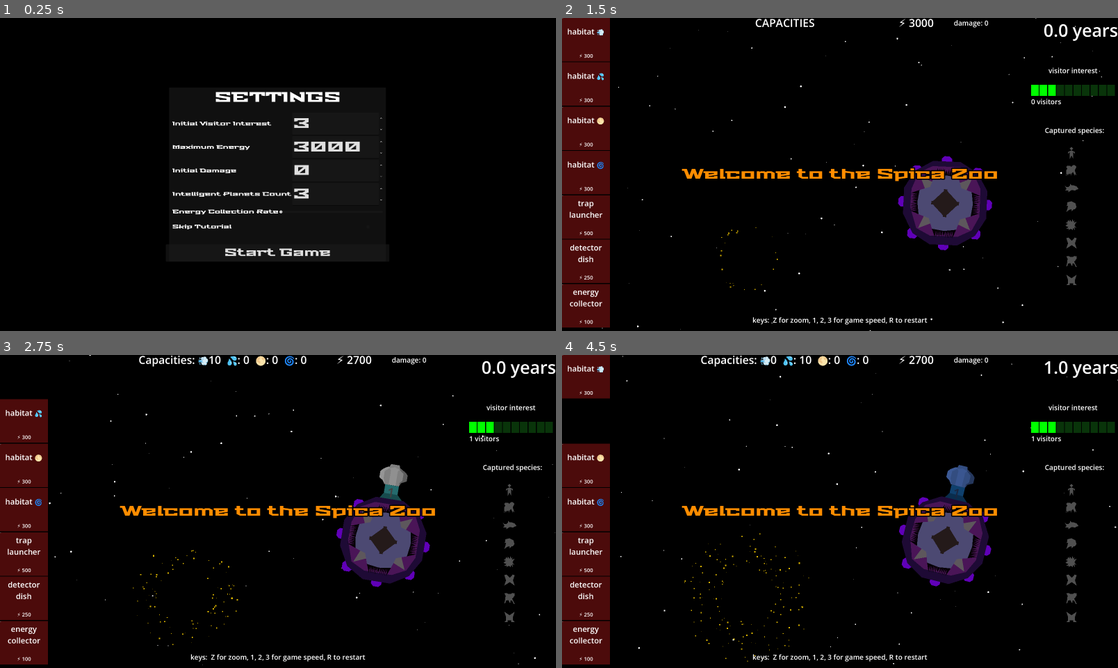
Above: before the commit, frames 1-4 (two rows, left to right).
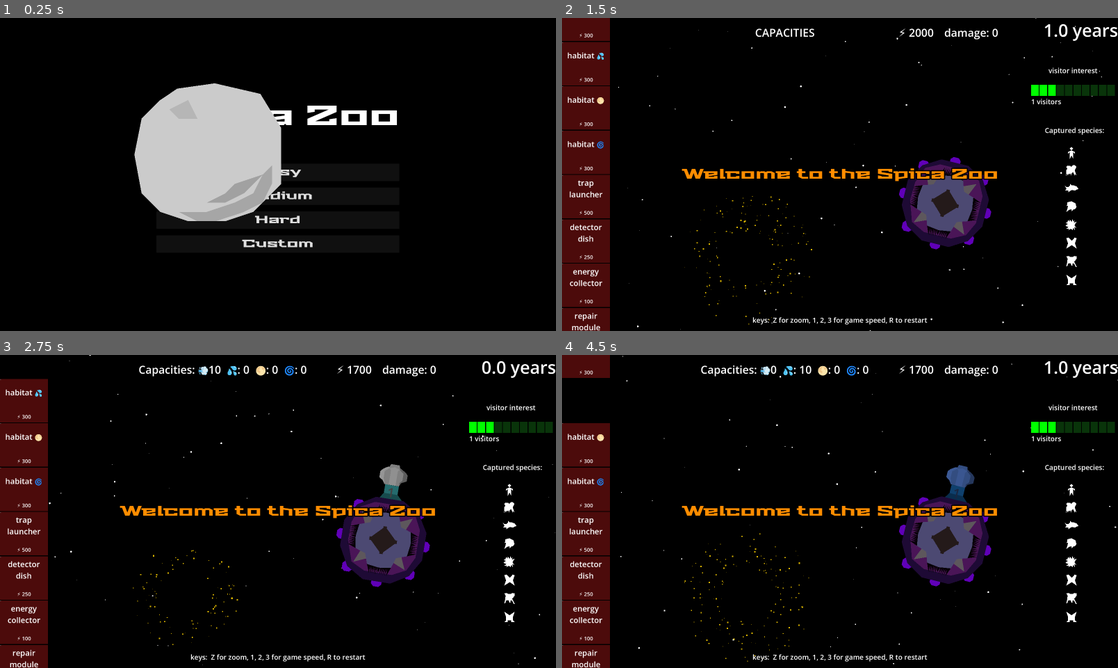
Above: after the commit, the same moments.

Repository: opensourceame/tins-2026
Game: Godot game, scene res://screens/start.tscn
Same seed, same stepped clock (60 frames per second), same inputs: the game is played once before the commit and once after it. Before the commit the project starts from res://screens/settings.tscn.
Inputs (mouse positions are in pixels of both pictures, inside the frame that each line leads up to):
- Up to frame 1 (0.25 s): no input
- Up to frame 2 (1.5 s): click (840, 196) at 0.5 s, where only the run after the commit has a clickable "Medium"; click (840, 252) at 1.25 s, where only the run before the commit has a clickable "Start Game"
- Up to frame 3 (2.75 s): tap Enter at 2 s; move the mouse to (22, 376) at 2.02 s; hold W from 2.03 s (still down); tap R at 2.1 s; click (22, 376) at 2.17 s
- Up to frame 4 (4.5 s): move the mouse to (584, 420) at 2.77 s; release W at 2.78 s; hold S 2.78-3.5 s; tap G at 2.85 s; click (584, 420) at 2.92 s; click "Try Again" at 3.5 s; move the mouse to (584, 420) at 4.27 s; hold W from 4.28 s (still down); tap 1 at 4.35 s; click (584, 420) at 4.42 s

The runs differ from the first frame. In frame 1, 12% of the frame differs, in the area x 24-72%, y 20-77%; in frame 2, 4.1%; in frame 3, 3.6%; in frame 4, 4.1%.

Commit message:
fixes

Diff:
--- a/hud/hud.gd
+++ b/hud/hud.gd
@@ -68,8 +68,11 @@
     %DamageLabel.text = "damage: " + str(game.spica.damage)
 
 func update_species_captured(species = null):
+    if not game.spica:
+        return
+
     for node in %SpeciesVBoxContainer.get_children():
-        if species and species.name() == node.name:
+        if node.name in game.spica.captured_species:
             node.modulate = Color.GREEN
         else:
             node.modulate = Color(0.313, 0.313, 0.313, 1.0)
--- a/hud/hud.tscn
+++ b/hud/hud.tscn
@@ -277,9 +277,10 @@
 anchors_preset = 5
 anchor_left = 0.5
 anchor_right = 0.5
-offset_left = -400.0
-offset_right = 400.0
-offset_bottom = 42.0
+offset_left = -704.0
+offset_top = 32.0
+offset_right = 704.0
+offset_bottom = 74.0
 grow_horizontal = 2
 theme = SubResource("Theme_8sq4i")
 
@@ -290,17 +291,13 @@
 [node name="CapacityLabel" type="Label" parent="Control2/HBoxContainer/Control" unique_id=1192660003]
 unique_name_in_owner = true
 layout_mode = 1
-anchors_preset = 8
-anchor_left = 0.5
-anchor_top = 0.5
-anchor_right = 0.5
-anchor_bottom = 0.5
-offset_left = -76.5
-offset_top = -21.0
-offset_right = 76.5
-offset_bottom = 21.0
-grow_horizontal = 2
-grow_vertical = 2
+anchors_preset = 5
+anchor_left = 0.5
+anchor_right = 0.5
+offset_left = -137.0
+offset_right = 137.0
+offset_bottom = 69.0
+grow_horizontal = 2
 theme = ExtResource("4_0ivg5")
 theme_override_font_sizes/font_size = 50
 text = "CAPACITIES"
@@ -312,17 +309,13 @@
 [node name="EnergyLabel" type="Label" parent="Control2/HBoxContainer/Control2" unique_id=461073288]
 unique_name_in_owner = true
 layout_mode = 1
-anchors_preset = 8
-anchor_left = 0.5
-anchor_top = 0.5
-anchor_right = 0.5
-anchor_bottom = 0.5
+anchors_preset = 5
+anchor_left = 0.5
+anchor_right = 0.5
 offset_left = -71.0
-offset_top = -22.5
 offset_right = 71.0
-offset_bottom = 22.5
-grow_horizontal = 2
-grow_vertical = 2
+offset_bottom = 69.0
+grow_horizontal = 2
 theme_override_font_sizes/font_size = 50
 text = "⚡️ 0"
 
@@ -338,9 +331,9 @@
 anchor_right = 0.5
 offset_left = -20.0
 offset_right = 20.0
-offset_bottom = 45.0
-grow_horizontal = 2
-theme_override_font_sizes/font_size = 32
+offset_bottom = 69.0
+grow_horizontal = 2
+theme_override_font_sizes/font_size = 50
 
 [node name="Control3" type="Control" parent="." unique_id=1130484763]
 custom_minimum_size = Vector2(0, 100)
--- a/hud/place_item.gd
+++ b/hud/place_item.gd
@@ -87,8 +87,7 @@
             "detector_dish":
                 return add_or_upgrade_detector_dish()
             "repair_module":
-
-                component = Spawner.repair_module()
+                return add_or_upgrade_repair_module()
             "moon_trap":
                 if not game.spica.trap_launcher():
                     game.hud.queue_message("you need a trap launcher")
@@ -98,6 +97,8 @@
                     return
 
                 launcher.build(data.get("target"))
+
+                SignalBus.energy_consumed.emit("moon_trap")
 
         if component:
             spica.add_component(anchor, component)
@@ -129,6 +130,9 @@
 
     SignalBus.energy_consumed.emit("detector_dish")
 
+    if not spica.detector_dish.can_upgrade():
+        queue_free()
+
 func add_or_upgrade_energy_collector():
     if not spica.energy_collector:
         var a = find_free_anchor()
@@ -140,8 +144,26 @@
         if not spica.energy_collector.upgrade():
             return
 
+    SignalBus.energy_consumed.emit("energy_collector")
 
-    SignalBus.energy_consumed.emit("energy_collector")
+    if not spica.energy_collector.can_upgrade():
+        queue_free()
+
+func add_or_upgrade_repair_module():
+    if not spica.repair_module:
+        var a = find_free_anchor()
+        if not a:
+            return no_space()
+
+        spica.add_component(a, Spawner.repair_module())
+    else:
+        if not spica.repair_module.upgrade():
+            return
+
+    SignalBus.energy_consumed.emit("repair_module")
+
+    if not spica.repair_module.can_upgrade():
+        queue_free()
 
 func no_space():
     game.hud.queue_message("Spica has no free slots")
--- a/main.gd
+++ b/main.gd
@@ -3,7 +3,7 @@
 
 enum SaveStrategy { JSON, SIMPLE }
 
-@export var save_strategy: SaveStrategy = SaveStrategy.JSON
+@export var save_strategy: SaveStrategy = SaveStrategy.SIMPLE
 
 @onready var world: CanvasLayer = $World
 @onready var hud: CanvasLayer = $HUD
@@ -79,6 +79,7 @@
     hud.permanent_items.add_item("trap_launcher")
     hud.permanent_items.add_item("detector_dish")
     hud.permanent_items.add_item("energy_collector")
+    hud.permanent_items.add_item("repair_module")
 
     if not skip_tutorial:
         hud.queue_message("Welcome to the Spica Zoo")
@@ -203,10 +204,7 @@
     hud.item_queue.add_item("moon_trap", { "target": planet })
 
 func on_spica_damage():
-    for c in spica.components:
-        if c is RepairModule:
-            return
-    hud.item_queue.add_item("repair_module")
+    pass
 
 func on_species_captured(species):
     if visitor_interest > 9:
--- a/main.tscn
+++ b/main.tscn
@@ -10,7 +10,6 @@
 
 [node name="ROOT" type="Node2D" unique_id=2062991433]
 script = ExtResource("1_ig7tw")
-save_strategy = 1
 
 [node name="World" type="CanvasLayer" parent="." unique_id=1006583992]
 
--- a/project.godot
+++ b/project.godot
@@ -11,7 +11,7 @@
 [application]
 
 config/name="TINS 2026"
-run/main_scene="res://screens/settings.tscn"
+run/main_scene="res://screens/start.tscn"
 config/features=PackedStringArray("4.6", "GL Compatibility")
 config/icon="res://icon.svg"
 
--- /dev/null
+++ b/screens/start.gd
@@ -0,0 +1,63 @@
+class_name Start
+extends Control
+
+@onready var easy_button:   Button = %EasyButton
+@onready var medium_button: Button = %MediumButton
+@onready var hard_button:   Button = %HardButton
+@onready var custom_button: Button = %CustomButton
+
+const PRESETS = {
+    "easy": {
+        "start_visitor_interest": 5,
+        "max_energy": 3000,
+        "start_damage": 0,
+        "intelligent_planets_count": 10,
+        "energy_collection_rate": 0.2,
+        "skip_tutorial": false,
+    },
+    "medium": {
+        "start_visitor_interest": 3,
+        "max_energy": 2000,
+        "start_damage": 0,
+        "intelligent_planets_count": 8,
+        "energy_collection_rate": 0.15,
+        "skip_tutorial": false,
+    },
+    "hard": {
+        "start_visitor_interest": 1,
+        "max_energy": 1000,
+        "start_damage": 0,
+        "intelligent_planets_count": 5,
+        "energy_collection_rate": 0.1,
+        "skip_tutorial": false,
+    },
+}
+
+func _ready():
+    easy_button.pressed.connect(_on_easy_pressed)
+    medium_button.pressed.connect(_on_medium_pressed)
+    hard_button.pressed.connect(_on_hard_pressed)
+    custom_button.pressed.connect(_on_custom_pressed)
+
+func _on_easy_pressed():
+    _apply_preset("easy")
+
+func _on_medium_pressed():
+    _apply_preset("medium")
+
+func _on_hard_pressed():
+    _apply_preset("hard")
+
+func _apply_preset(name: String):
+    var p = PRESETS[name]
+    SettingsManager.start_visitor_interest = p.start_visitor_interest
+    SettingsManager.max_energy = p.max_energy
+    SettingsManager.start_damage = p.start_damage
+    SettingsManager.intelligent_planets_count = p.intelligent_planets_count
+    SettingsManager.energy_collection_rate = p.energy_collection_rate
+    SettingsManager.skip_tutorial = p.skip_tutorial
+    SettingsManager.save()
+    get_tree().change_scene_to_file("res://main.tscn")
+
+func _on_custom_pressed():
+    get_tree().change_scene_to_file("res://screens/settings.tscn")
--- /dev/null
+++ b/screens/start.tscn
@@ -0,0 +1,69 @@
+[gd_scene format=3 uid="uid://b0olx788tc4l8"]
+
+[ext_resource type="Script" uid="uid://devawh56y04tl" path="res://screens/start.gd" id="1_5qmjr"]
+[ext_resource type="Theme" uid="uid://l3l6nwdr2id0" path="res://themes/retro_theme.tres" id="2_8sjn0"]
+[ext_resource type="PackedScene" uid="uid://soq7wuw3tuth" path="res://moon_trap.tscn" id="3_y4iue"]
+
+[node name="Start" type="Control" unique_id=640776605]
+layout_mode = 3
+anchors_preset = 15
+anchor_right = 1.0
+anchor_bottom = 1.0
+grow_horizontal = 2
+grow_vertical = 2
+script = ExtResource("1_5qmjr")
+
+[node name="CenterContainer" type="CenterContainer" parent="." unique_id=1524012152]
+layout_mode = 1
+anchors_preset = 15
+anchor_right = 1.0
+anchor_bottom = 1.0
+grow_horizontal = 2
+grow_vertical = 2
+
+[node name="VBoxContainer" type="VBoxContainer" parent="CenterContainer" unique_id=294413442]
+layout_mode = 2
+theme = ExtResource("2_8sjn0")
+theme_override_constants/separation = 30
+
+[node name="Title" type="Label" parent="CenterContainer/VBoxContainer" unique_id=115500475]
+layout_mode = 2
+theme_override_font_sizes/font_size = 128
+text = "Spica Zoo"
+horizontal_alignment = 1
+
+[node name="Spacer" type="Control" parent="CenterContainer/VBoxContainer" unique_id=541055983]
+custom_minimum_size = Vector2(0, 60)
+layout_mode = 2
+
+[node name="EasyButton" type="Button" parent="CenterContainer/VBoxContainer" unique_id=658376685]
+unique_name_in_owner = true
+custom_minimum_size = Vector2(400, 80)
+layout_mode = 2
+theme_override_font_sizes/font_size = 48
+text = "Easy"
+
+[node name="MediumButton" type="Button" parent="CenterContainer/VBoxContainer" unique_id=1396391427]
+unique_name_in_owner = true
+custom_minimum_size = Vector2(400, 80)
+layout_mode = 2
+theme_override_font_sizes/font_size = 48
+text = "Medium"
+
+[node name="HardButton" type="Button" parent="CenterContainer/VBoxContainer" unique_id=1070035117]
+unique_name_in_owner = true
+custom_minimum_size = Vector2(400, 80)
+layout_mode = 2
+theme_override_font_sizes/font_size = 48
+text = "Hard"
+
+[node name="CustomButton" type="Button" parent="CenterContainer/VBoxContainer" unique_id=1582167688]
+unique_name_in_owner = true
+custom_minimum_size = Vector2(400, 80)
+layout_mode = 2
+theme_override_font_sizes/font_size = 48
+text = "Custom"
+
+[node name="MoonTrap" parent="CenterContainer" unique_id=1343835292 instance=ExtResource("3_y4iue")]
+position = Vector2(952, 592)
+scale = Vector2(5.36, 5.36)
--- a/solar_system/solar_system.gd
+++ b/solar_system/solar_system.gd
@@ -25,6 +25,9 @@
     rotate(deg_to_rad(delta * rotation_speed))
 
 func _draw():
+    draw_sun()
+
+func draw_sun():
     # draw the sun at the centre
     draw_circle(Vector2.ZERO, planets[0].size, Color.YELLOW)
 
--- a/solar_system/solar_system.tscn
+++ b/solar_system/solar_system.tscn
@@ -1,9 +1,6 @@
 [gd_scene format=3 uid="uid://sckxa40vknyj"]
 
 [ext_resource type="Script" uid="uid://u17rranwqomq" path="res://solar_system/solar_system.gd" id="1_hbvo3"]
-[ext_resource type="PackedScene" uid="uid://dn2dy542e5hg4" path="res://solar_system/planet.tscn" id="2_hp4wh"]
 
 [node name="SolarSystem" type="Node2D" unique_id=210242942]
 script = ExtResource("1_hbvo3")
-
-[node name="Planet" parent="." unique_id=1028212328 instance=ExtResource("2_hp4wh")]
--- a/spica/detector_dish.gd
+++ b/spica/detector_dish.gd
@@ -45,6 +45,9 @@
 
     queue_redraw()
 
+func can_upgrade():
+    return detect_distance < MAX_DISTANCE
+
 func update_detect_distance():
     if detect_distance >= MAX_DISTANCE:
         return
--- a/spica/energy_collector.gd
+++ b/spica/energy_collector.gd
@@ -30,8 +30,11 @@
 
 func _physics_process(_delta: float) -> void:
     if collecting:
-        if randf() < efficiency / 7.03  * energy_collection_rate:
+        if randf() < efficiency / 7.03  * energy_collection_rate * Engine.time_scale:
             SignalBus.energy_collected.emit()
+
+func can_upgrade():
+    return efficiency < MAX_EFFICIENCY
 
 func upgrade():
     if efficiency >= MAX_EFFICIENCY:
--- a/spica/repair_module.gd
+++ b/spica/repair_module.gd
@@ -1,13 +1,14 @@
 class_name RepairModule
 extends StaticBody2D
+
+const MAX_LEVEL = 2
 
 @onready var game = get_tree().current_scene
 @onready var repair_timer: Timer = $RepairTimer
 
-const REPAIR_SPEED = 1
-const ENERGY_DRAIN = 2
-
 var spica: Spica
+var level: int = 0
+var _repair_interval: float = 5.0
 
 func _ready():
     spica = game.spica
@@ -19,5 +20,18 @@
     if spica.damage < 1:
         return
 
-    spica.damage -= 1
+    spica.damage -= level + 1
     SignalBus.spica_damage.emit()
+
+func can_upgrade() -> bool:
+    return level < MAX_LEVEL
+
+func upgrade() -> bool:
+    if not can_upgrade():
+        return false
+
+    level += 1
+    _repair_interval = lerpf(5.0, 1.0, float(level) / MAX_LEVEL)
+    repair_timer.wait_time = _repair_interval
+    repair_timer.start()
+    return true
--- a/spica/spica.gd
+++ b/spica/spica.gd
@@ -17,6 +17,7 @@
 var damage = 0
 var detector_dish: DetectorDish
 var energy_collector: EnergyCollector
+var repair_module: RepairModule
 
 func _ready():
     for a in $Anchors.get_children():
@@ -48,6 +49,9 @@
 
     if component is DetectorDish:
         detector_dish = component
+
+    if component is RepairModule:
+        repair_module = component
 
 func trap_launcher():
     for c in components:
@@ -124,8 +128,12 @@
     refresh_capacities()
 
 func capture_species(species):
+    var name = species.name()
+    if name not in captured_species:
+        captured_species.append(species.name())
+
     print("SPICA: trapped ", species)
-    captured_species.append(species.name())
+    print(captured_species)
 
     var habitat = get_habitat_for(species.environment)
     habitat.capture(species, randi_range(7, 10))
Not shown, added: screens/start.gd.uid
Not shown, changed: TODO.md
